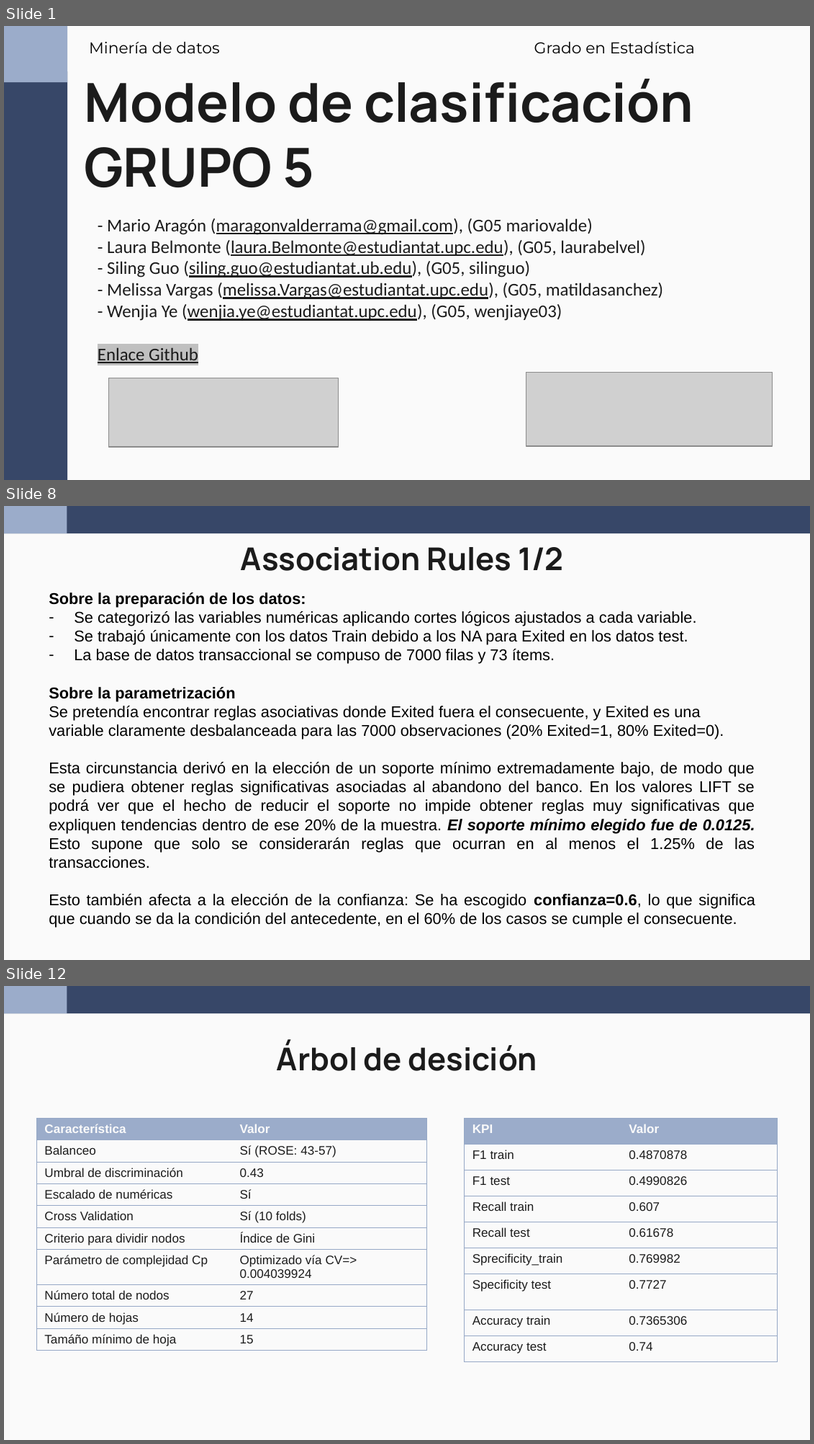
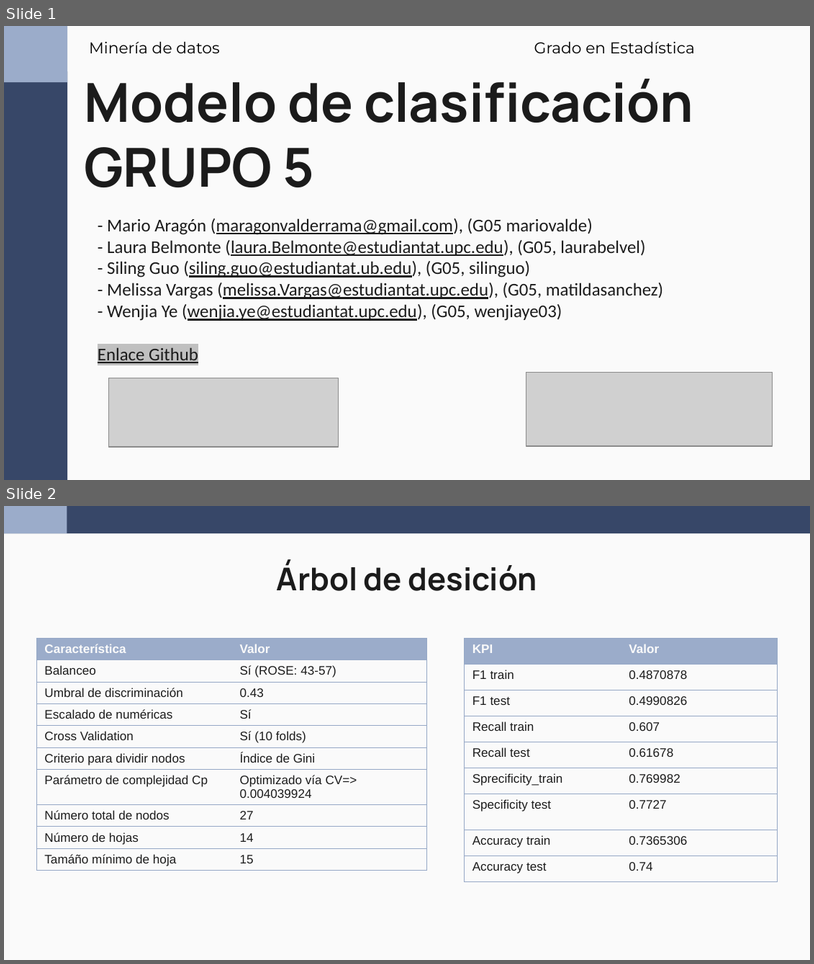
Before and after one commit to wen2111/Mineria, a slide deck: Entrega_2/00.REPORTE/Reporte_Grupo5.pptx. Shown one above the other, each under a label of ours: slides 1, 8 and 12 before the commit, slides 1 and 2 after it; the slides between them are not shown. The pictures are 814x1444 and 814x964 pixels, drawn with LibreOffice and Linux fonts; fonts in the diff are those of the drawing; grey boxes stand for pictures. Boxes give left, top, right and bottom in pixels: in the first picture for what was removed or moved away, otherwise in the second. Text is boxed around its words. In the diff, an @@ line names an element or a change of style, - is before the commit and + after.

```diff
--- a/Entrega_2/00.REPORTE/Reporte_Grupo5.pptx
+++ b/Entrega_2/00.REPORTE/Reporte_Grupo5.pptx
@@ slide 8 removed at (x1=4, y1=506, x2=810, y2=960), background #FAFAFA; not listed: 2 template elements that a slide beside it also shows @@
@@ title removed at (x1=241, y1=547, x2=564, y2=571) @@
-Association Rules 1/2
@@ text removed at (x1=49, y1=592, x2=756, y2=927) @@
-Sobre la preparación de los datos:
-– Se categorizó las variables numéricas aplicando cortes lógicos ajustados a cada variable.
-– Se trabajó únicamente con los datos Train debido a los NA para Exited en los datos test.
-– La base de datos transaccional se compuso de 7000 filas y 73 ítems.
-Sobre la parametrización
-Se pretendía encontrar reglas asociativas donde Exited fuera el consecuente, y Exited es una variable claramente desbalanceada para las 7000 observaciones (20% Exited=1, 80% Exited=0).
-Esta circunstancia derivó en la elección de un soporte mínimo extremadamente bajo, de modo que se pudiera obtener reglas significativas asociadas al abandono del banco. En los valores LIFT se podrá ver que el hecho de reducir el soporte no impide obtener reglas muy significativas que expliquen tendencias dentro de ese 20% de la muestra. El soporte mínimo elegido fue de 0.0125. Esto supone que solo se considerarán reglas que ocurran en al menos el 1.25% de las transacciones.
-Esto también afecta a la elección de la confianza: Se ha escogido confianza=0.6, lo que significa que cuando se da la condición del antecedente, en el 60% de los casos se cumple el consecuente.
@@ what was slide 12 is now slide 2 @@
```
Also in this commit, not shown: 1 slide changed, 5 slides added, 14 other slides removed, 9 other files.
